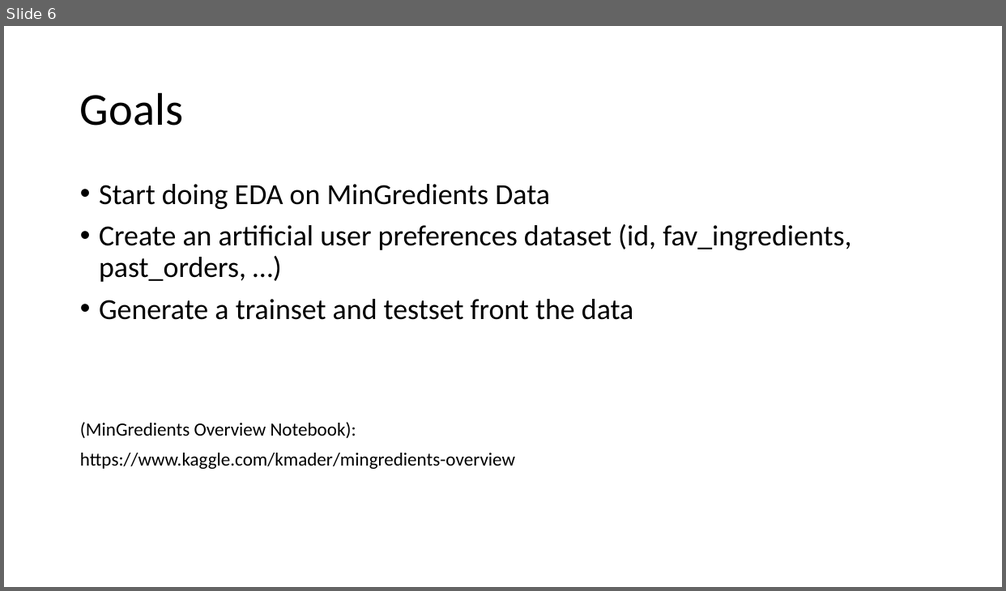
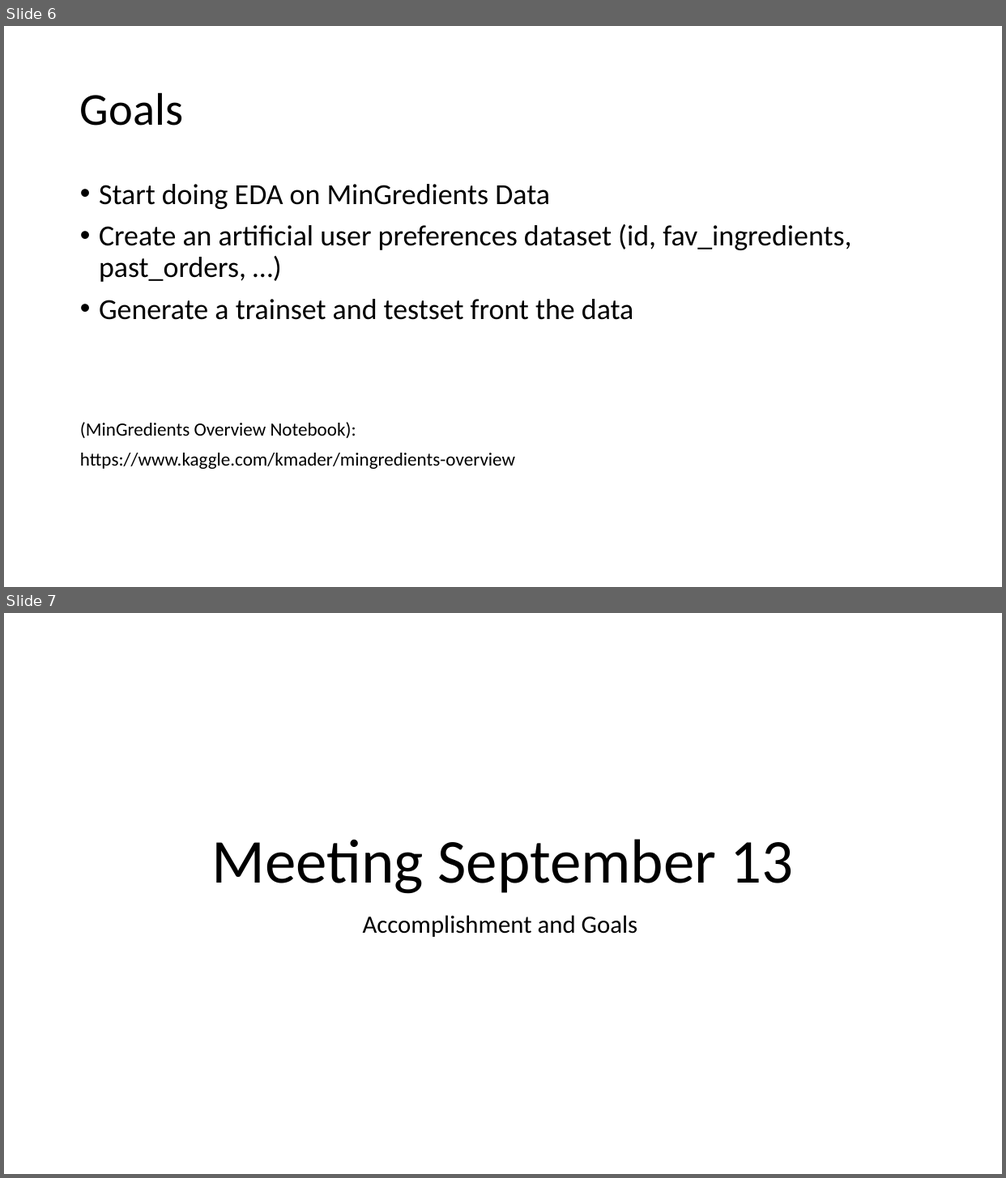
Before and after one commit to meherunabi/UM_Project_P1, a slide deck: Weekly Updates/Aug 30.pptx. Shown one above the other, each under a label of ours: slide 6 before the commit, slides 6 and 7 after it. The pictures are 1006x591 and 1006x1178 pixels, drawn with LibreOffice and Linux fonts; fonts in the diff are those of the drawing. Boxes give left, top, right and bottom in pixels: in the first picture for what was removed or moved away, otherwise in the second. Text is boxed around its words. In the diff, an @@ line names an element or a change of style, - is before the commit and + after.

```diff
--- a/Weekly Updates/Aug 30.pptx
+++ b/Weekly Updates/Aug 30.pptx
@@ slide 7 added at (4,613,1002,1174), background #FFFFFF @@
@@ title added at (212,839,794,894), 60 pt, text #000000 @@
+Meeting September 13
@@ subtitle added at (363,915,638,937), 24 pt, text #000000 @@
+Accomplishment and Goals
```
Also in this commit, not shown: 2 other slides added.
